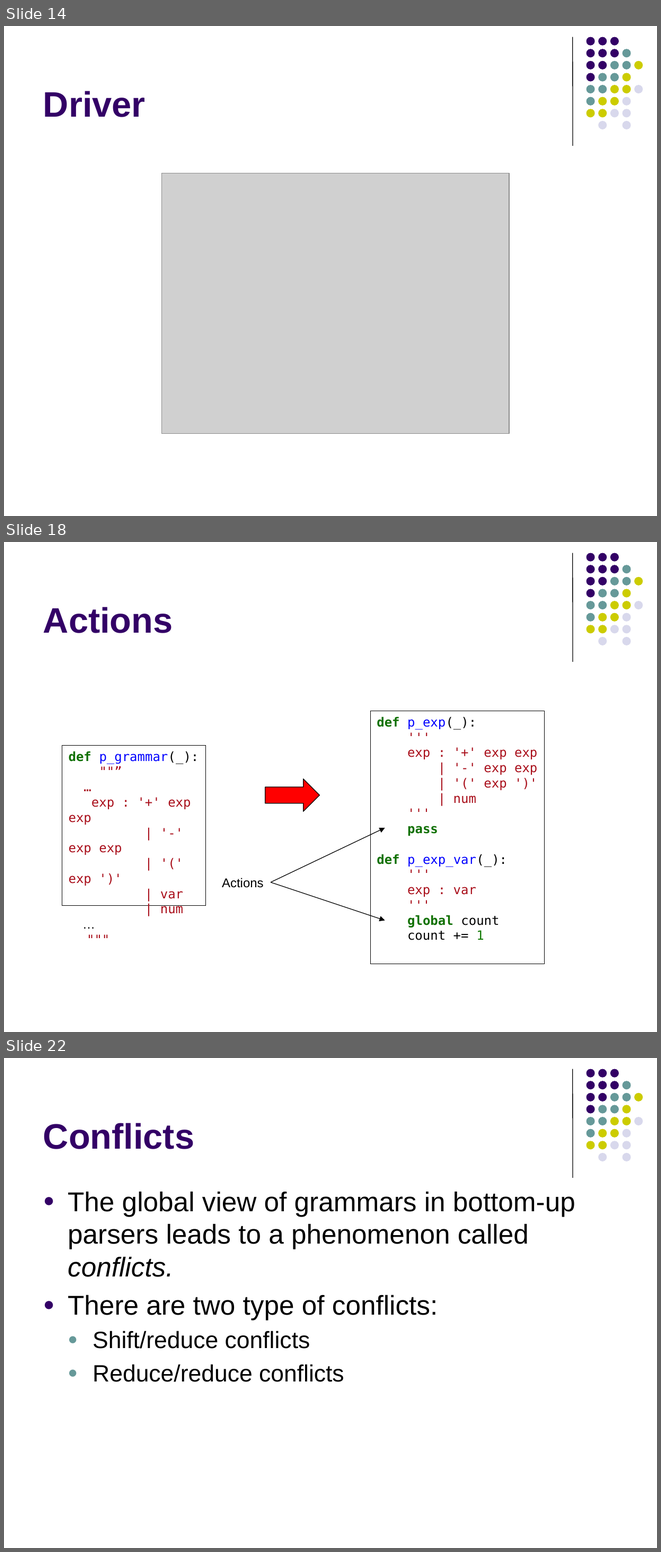
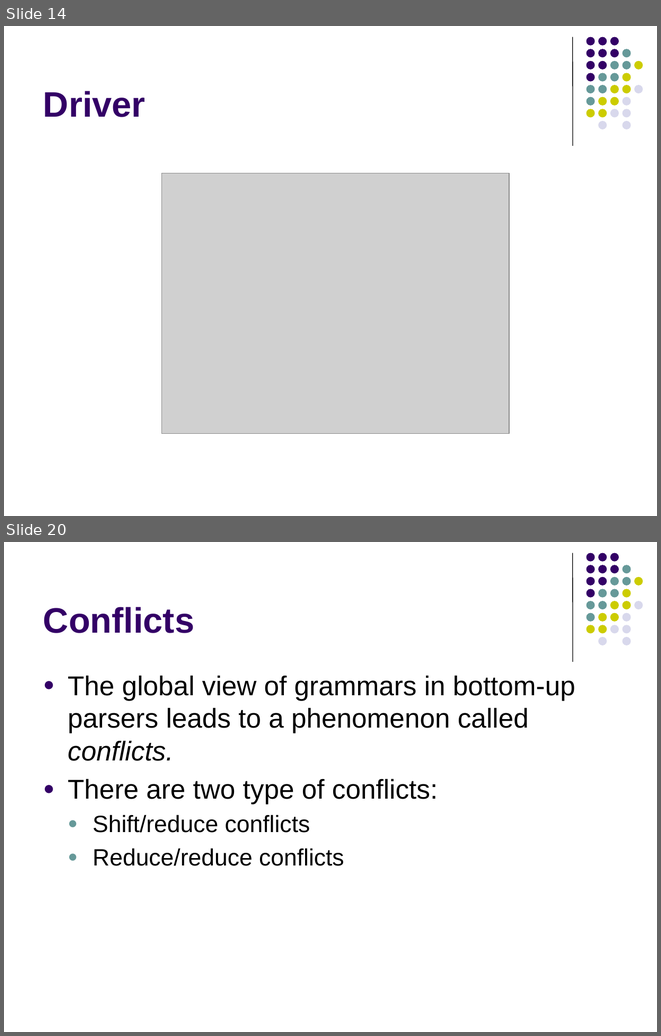
Before and after one commit to lutzhamel/CSC402, a slide deck: notes/csc402-ln021.pptx. Shown one above the other, each under a label of ours: slides 14, 18 and 22 before the commit, slides 14 and 20 after it; the slides between them are not shown. The pictures are 661x1552 and 661x1036 pixels, drawn with LibreOffice and Linux fonts; fonts in the diff are those of the drawing; grey boxes stand for pictures. Boxes give left, top, right and bottom in pixels: in the first picture for what was removed or moved away, otherwise in the second. Text is boxed around its words. In the diff, an @@ line names an element or a change of style, - is before the commit and + after.

```diff
--- a/notes/csc402-ln021.pptx
+++ b/notes/csc402-ln021.pptx
@@ slide 18 removed at [4,542,657,1032], background #FFFFFF; not listed: 32 template elements that a slide beside it also shows @@
@@ title removed at [43,607,173,633] @@
-Actions
@@ rectangle removed at [370,711,545,963] @@
-def p_exp(_):
-'''
-exp : '+' exp exp
-| '-' exp exp
-| '(' exp ')'
-| num
-'''
-pass
-def p_exp_var(_):
-'''
-exp : var
-'''
-global count
-count += 1
@@ rectangle removed at [62,745,206,906] @@
-def p_grammar(_):
-""”
-…
-exp : '+' exp exp
-| '-' exp exp
-| '(' exp ')'
-| var
-| num
-…
-"""
@@ right arrow removed at [265,778,319,811] @@
@@ arrow removed from (271, 882) to (385, 828) @@
@@ text removed at [222,877,264,888] @@
-Actions
@@ arrow removed from (271, 882) to (385, 920) @@
@@ what was slide 22 is now slide 20 @@
```
Also in this commit, not shown: 5 slides changed, 3 slides added, 4 other slides removed, 1 other file.
